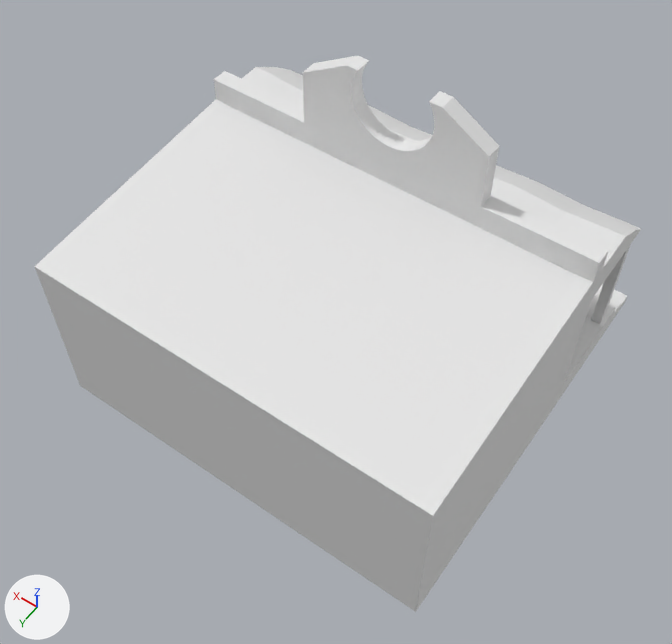
Renders of the FBX model Assets/Models/Houses/House2.fbx from each side of a commit.
Rendered twice from a 50 mm camera at (-4.56, 6.99, 11.34) aimed at (-0.19, 0.87, 1.72). The axes (+X, +Y, +Z) are drawn at lower left. The lights are the same throughout. Where no turn or scale is listed for an object, it has been applied to the vertices. Vertices at the same position are counted once.
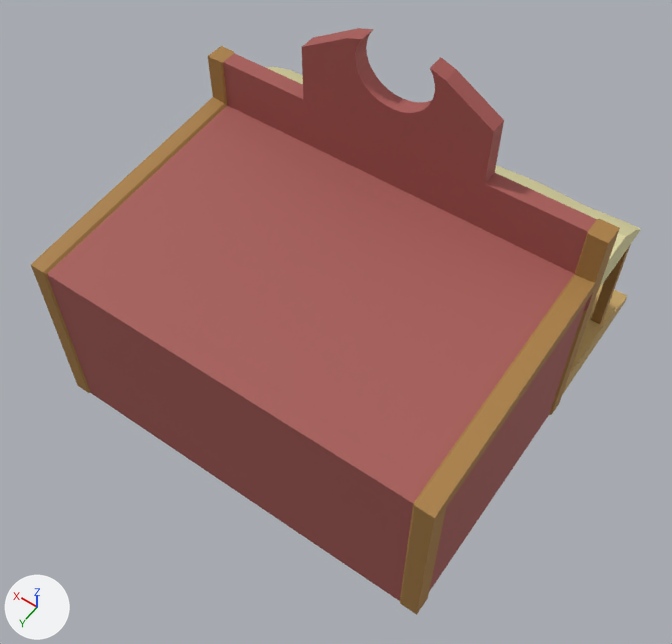
Location of each change, [x1, y1, x2, y2] in pixels of the pictures (672 x 644 px):
'Cube', reshaped: before [34, 56, 641, 612]; after [31, 28, 641, 615]
part 1 of me_cube, built on: before [34, 56, 608, 612]; after [31, 28, 620, 615]
part 2 of me_cube, recoloured (white to brown): [47, 67, 641, 601] in both

What changed in the scene script:
```text
Add img_house_2_png:
    img_house_2_png = load_image('House.2.png', '../../Texture/Houses/House.2.png', 1024, 1024, 'sRGB')
Add mat_house_2:
    mat_house_2 = principled_material('House.2')
    mat_house_2.texture = img_house_2_png
    mat_house_2.roughness = 0.69
Change me_cube:
    used by ob_cube; location = (0.0, 0.16, 1.47)
    remove me_cube.from_pydata(...)  # 713 vertices, 596 faces; spans x -2.87..2.95, y -3.34..2.75, z -1.47..2.99
    add me_cube.from_pydata(...)  # 850 vertices, 713 faces; spans x -2.9..2.98, y -3.34..2.78, z -1.47..3.44
    me_cube part 1: 77 vertices moved from x -2.87..2.95, y -1.02..2.75, z 1.04..2.99 to x -2.9..2.98, y -1.05..2.77, z 0.91..3.44; 54 vertices removed from x -2.87..2.95, y -1.02..2.75, z -1.47..2.16; 190 vertices added at x -2.9..2.98, y -1.05..2.78, z -1.47..2.69
    me_cube part 2: 476 faces spanning x -2.87..2.95, y -3.34..2.75, z -1.47..3.44 switch from mat_material (white #e7e7e7) to mat_house_2 (picture img_house_2_png)
```
